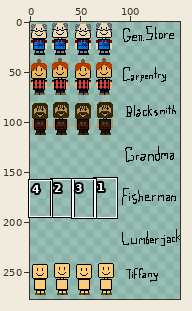
Sprite sheet, stored at img/NPCs.png. The first picture is a wide view before the edit; the outline marks the close-up.
Close-up. First the earlier version:
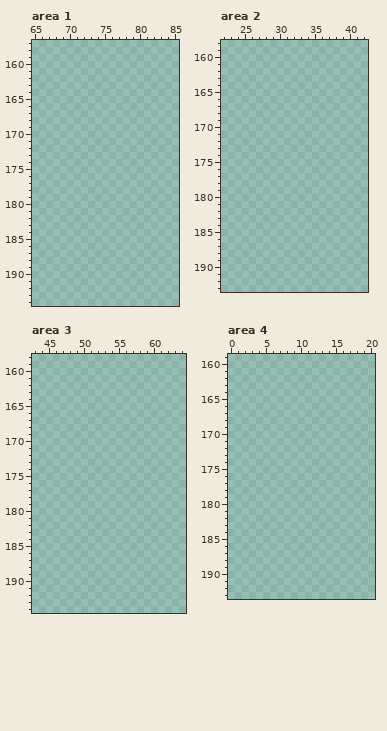
The file is 150x280 pixels. Colours within 5 levels of each other are drawn and written as one. Shown: area 1: x 65..85, y 157..194; area 2: x 22..42, y 158..193; area 3: x 43..64, y 158..194; area 4: x 0..20, y 159..193. The old version is drawn lined up with the new one. The wide view leaves out empty margins. The commit also changed other parts of the picture, which this record leaves out.
Palette (. is transparent): 
New version:
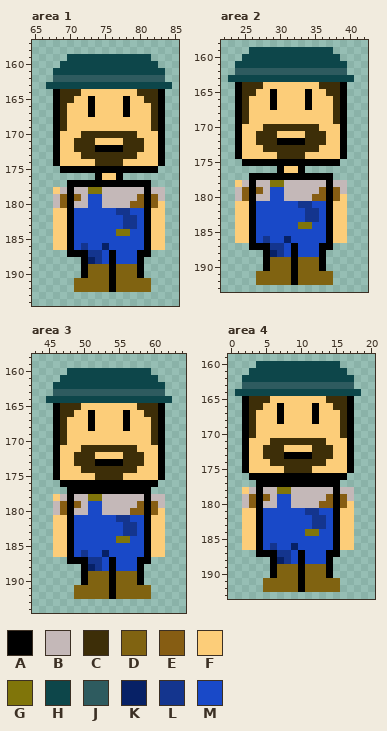
Colours new in this view: A #000000  B #c4b8b8  C #3d2e08  D #806311  E #865d13  F #fccd79  G #80750a  H #0d464a  J #2e5b5f  K #072166  L #14358e  M #1949c8
Changes in this commit:
drawings rearranged on the sheet (the old picture shows each at its new place; 9 dropped ones are not shown)
Changed rows in their new state; - is an unchanged pixel.
Area 1:
first column x 67:
159 ---HHHHHHHHHHHH---
160 --HHHHHHHHHHHHHH--
161 -HHHHHHHHHHHHHHHH-
162 -JJJJJJJJJJJJJJJJ-
163 HHHHHHHHHHHHHHHHHH
164 -ACCCFFFFFFFFCCCA-
165 -ACCFFAFFFFAFFCCA-
166 -ACFFFAFFFFAFFFCA-
167 -ACFFFAFFFFAFFFCA-
168 -ACFFFFFFFFFFFFCA-
169 -ACFFFFFFFFFFFFCA-
170 -AFFFCCCCCCCCFFFA-
171 -AFFCCCFFFFCCCFFA-
172 -AFFCCCAAAACCCFFA-
173 -AFFFCCCCCCCCFFFA-
174 -AFFFFFCCCCFFFFFA-
175 --AAAAAAAAAAAAAA--
176 -------AFFA-------
177 ---AAAAAAAAAAAA---
178 -FBABBGGBBBBBBABB-
179 -BEAEBMMBBBBBEAEB-
180 -BEABBMMBBBBEEAEF-
181 -FFAMMMMMMLLMMAFF-
182 -FFAMMMMMMMLLMAFF-
183 -FFAMMMMMMMLLMAFF-
184 -FFAMMMMMMGGMMAFF-
185 -FFAMMMMMMMMMMAFF-
186 -FFAMLMMKMMMMMAFF-
187 ---AAALLMAMMMAA---
188 -----AKLMAMMMA----
189 -----ADDDADDDA----
190 -----ADDDADDDA----
191 ----DDDDDADDDDD---
192 ----DDDDDADDDDD---
Area 2:
first column x 23:
159 ---HHHHHHHHHHHH---
160 --HHHHHHHHHHHHHH--
161 -HHHHHHHHHHHHHHHH-
162 -JJJJJJJJJJJJJJJJ-
163 HHHHHHHHHHHHHHHHHH
164 -ACCCFFFFFFFFCCCA-
165 -ACCFFAFFFFAFFCCA-
166 -ACFFFAFFFFAFFFCA-
167 -ACFFFAFFFFAFFFCA-
168 -ACFFFFFFFFFFFFCA-
169 -ACFFFFFFFFFFFFCA-
170 -AFFFCCCCCCCCFFFA-
171 -AFFCCCFFFFCCCFFA-
172 -AFFCCCAAAACCCFFA-
173 -AFFFCCCCCCCCFFFA-
174 -AFFFFFCCCCFFFFFA-
175 --AAAAAAAAAAAAAA--
176 -------AFFA-------
177 ---AAAAAAAAAAAA---
178 -FBABBGGBBBBBBABB-
179 -BEAEBMMBBBBBEAEB-
180 -BEABBMMBBBBEEAEF-
181 -FFAMMMMMMLLMMAFF-
182 -FFAMMMMMMMLLMAFF-
183 -FFAMMMMMMMLLMAFF-
184 -FFAMMMMMMGGMMAFF-
185 -FFAMMMMMMMMMMAFF-
186 -FFAMLMMKMMMMMAFF-
187 ---AAALLMAMMMAA---
188 -----AKLMAMMMA----
189 -----ADDDADDDA----
190 -----ADDDADDDA----
191 ----DDDDDADDDDD---
192 ----DDDDDADDDDD---
Area 3:
first column x 45:
160 ---HHHHHHHHHHHH---
161 --HHHHHHHHHHHHHH--
162 -HHHHHHHHHHHHHHHH-
163 -JJJJJJJJJJJJJJJJ-
164 HHHHHHHHHHHHHHHHHH
165 -ACCCFFFFFFFFCCCA-
166 -ACCFFAFFFFAFFCCA-
167 -ACFFFAFFFFAFFFCA-
168 -ACFFFAFFFFAFFFCA-
169 -ACFFFFFFFFFFFFCA-
170 -ACFFFFFFFFFFFFCA-
171 -AFFFCCCCCCCCFFFA-
172 -AFFCCCFFFFCCCFFA-
173 -AFFCCCAAAACCCFFA-
174 -AFFFCCCCCCCCFFFA-
175 -AFFFFFCCCCFFFFFA-
176 --AAAAAAAAAAAAAA--
177 ---AAAAAAAAAAAA---
178 -FBABBGGBBBBBBABB-
179 -BEAEBMMBBBBBEAEB-
180 -BEABBMMBBBBEEAEF-
181 -FFAMMMMMMLLMMAFF-
182 -FFAMMMMMMMLLMAFF-
183 -FFAMMMMMMMLLMAFF-
184 -FFAMMMMMMGGMMAFF-
185 -FFAMMMMMMMMMMAFF-
186 -FFAMLMMKMMMMMAFF-
187 ---AAALLMAMMMAA---
188 -----AKLMAMMMA----
189 -----ADDDADDDA----
190 -----ADDDADDDA----
191 ----DDDDDADDDDD---
192 ----DDDDDADDDDD---
Area 4:
first column x 1:
160 ---HHHHHHHHHHHH---
161 --HHHHHHHHHHHHHH--
162 -HHHHHHHHHHHHHHHH-
163 -JJJJJJJJJJJJJJJJ-
164 HHHHHHHHHHHHHHHHHH
165 -ACCCFFFFFFFFCCCA-
166 -ACCFFAFFFFAFFCCA-
167 -ACFFFAFFFFAFFFCA-
168 -ACFFFAFFFFAFFFCA-
169 -ACFFFFFFFFFFFFCA-
170 -ACFFFFFFFFFFFFCA-
171 -AFFFCCCCCCCCFFFA-
172 -AFFCCCFFFFCCCFFA-
173 -AFFCCCAAAACCCFFA-
174 -AFFFCCCCCCCCFFFA-
175 -AFFFFFCCCCFFFFFA-
176 --AAAAAAAAAAAAAA--
177 ---AAAAAAAAAAAA---
178 -FBABBGGBBBBBBABB-
179 -BEAEBMMBBBBBEAEB-
180 -BEABBMMBBBBEEAEF-
181 -FFAMMMMMMLLMMAFF-
182 -FFAMMMMMMMLLMAFF-
183 -FFAMMMMMMMLLMAFF-
184 -FFAMMMMMMGGMMAFF-
185 -FFAMMMMMMMMMMAFF-
186 -FFAMLMMKMMMMMAFF-
187 ---AAALLMAMMMAA---
188 -----AKLMAMMMA----
189 -----ADDDADDDA----
190 -----ADDDADDDA----
191 ----DDDDDADDDDD---
192 ----DDDDDADDDDD---
